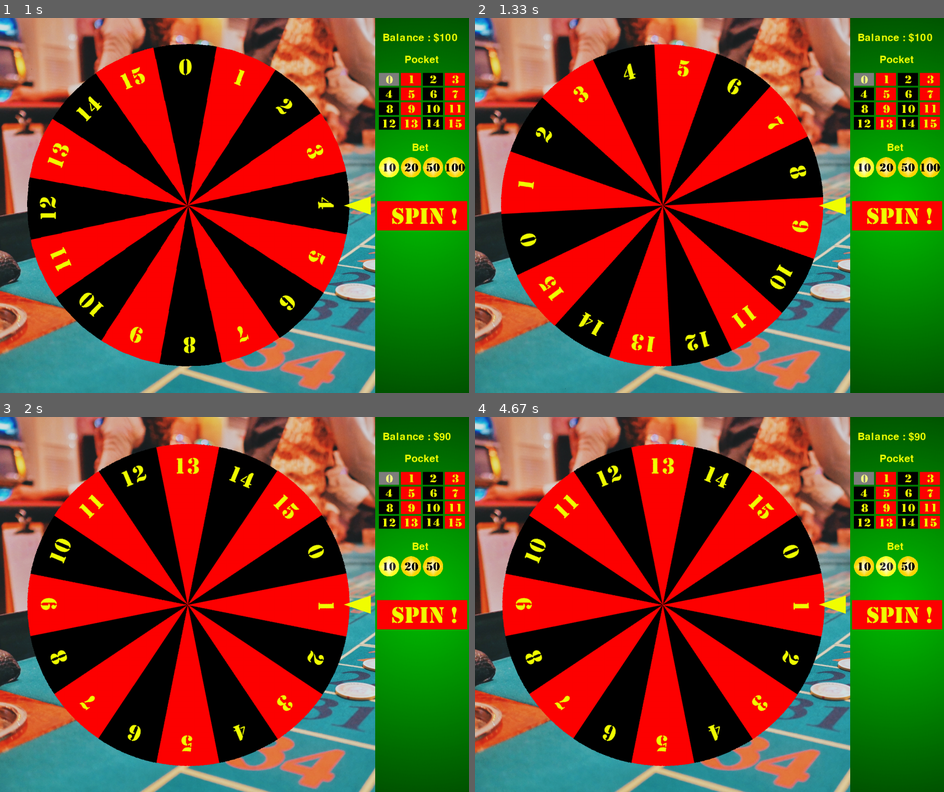
Above: before the commit, frames 1-4 (two rows, left to right).
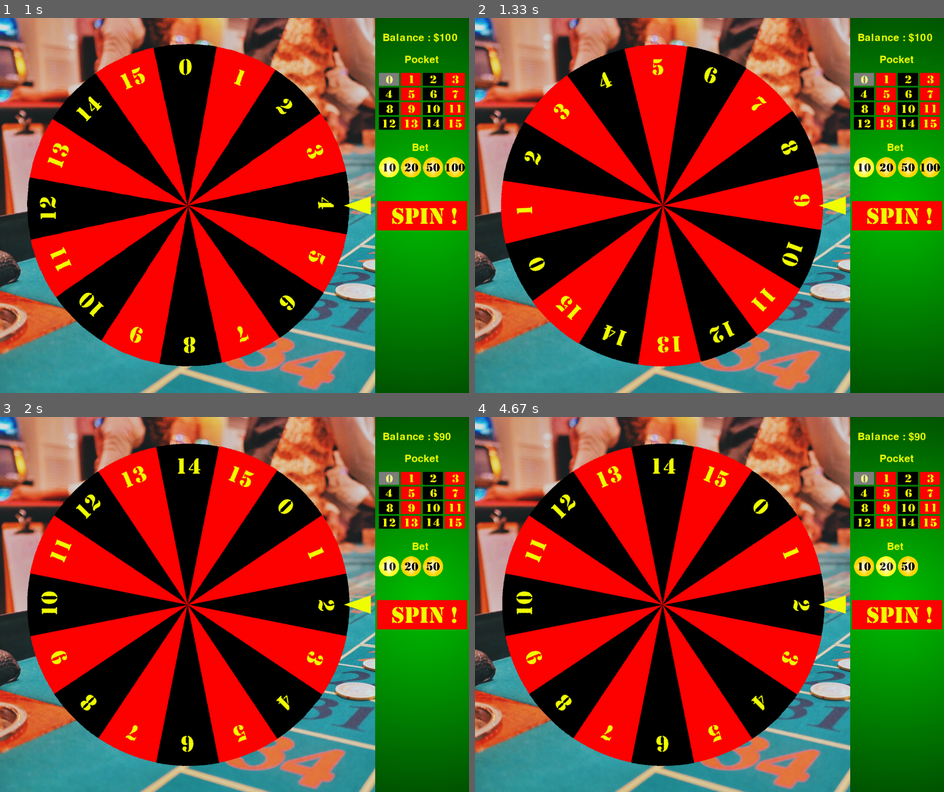
Above: after the commit, the same moments.

Repository: mehradn7/cryptocasino
Game: pygame game, started from main.py
The game is run twice, just before and just after one commit, with the same random seed, the same clock (stepped at 60 frames per second) and the same inputs.
Inputs (mouse positions are in pixels of both pictures, inside the frame that each line leads up to):
- Up to frame 1 (1 s): tap F1 at 0.33 s; click (121, 209) at 0.82 s
- Up to frame 2 (1.33 s): tap Space at 1.1 s
- Up to frame 3 (2 s): no input
- Up to frame 4 (4.67 s): click (540, 593) at 2.25 s; move the mouse to (709, 649) at 2.53 s; click (709, 649) at 2.67 s; move the mouse to (831, 664) at 2.93 s; click (831, 664) at 3.13 s; tap T at 3.47 s; move the mouse to (878, 574) at 4.1 s; click (878, 574) at 4.42 s

Frame 1 is identical in both runs. In frame 2, 25% of the frame differs, in the area x 5-75%, y 6-100%; in frame 3, 46%; in frame 4, 46%, in the area x 5-95%, y 7-94%.

Commit message:
fast forward draft

Diff:
--- a/events.py
+++ b/events.py
@@ -102,13 +102,15 @@
                 if mode == "mt_truncated":
                     nbOutputTarget = 1248 * (8 - self.model.prng.nbDropped) -1
 
+                f = open("demo_" + str(mode) + ".txt", "a+")
+
                 while (self.model.prng.nbOutput < nbOutputTarget):
                     self.model.compute_next_value() # compute next random pocket
 
                     # write the value into a file
-                    f = open("demo_" + str(mode) + ".txt", "a+")
                     f.write("{}\n".format(self.model.nextValue))
-                    f.close()
+
+                f.close()
 
                 self.window_manager.blitSideMenu(self.model)
                 pygame.event.clear() # clear all events that happened while the wheel was rolling
--- a/main.py
+++ b/main.py
@@ -45,7 +45,7 @@
 
 if __name__ == "__main__":
     # execute only if run as a script
-    mainLoop("lfsr")
+    mainLoop("mt_truncated")
     #testRNG("lfsr")
     #testRNG("mersenne twister")
     #testWriteOutput(nbOut=8*625)
Not shown, changed: .gitignore
